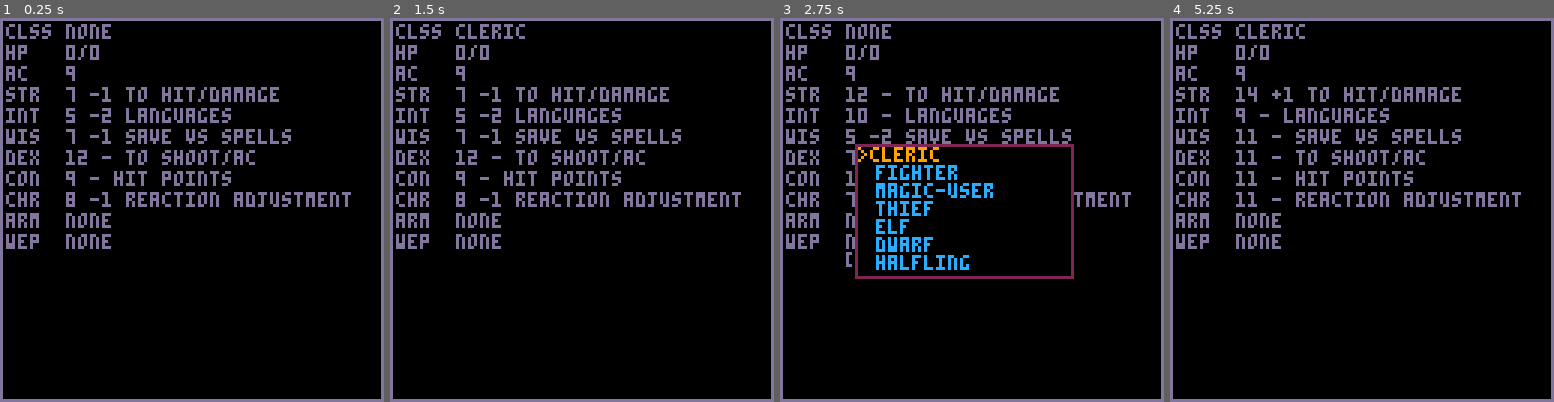
Above: before the commit, frames 1-4 (left to right).
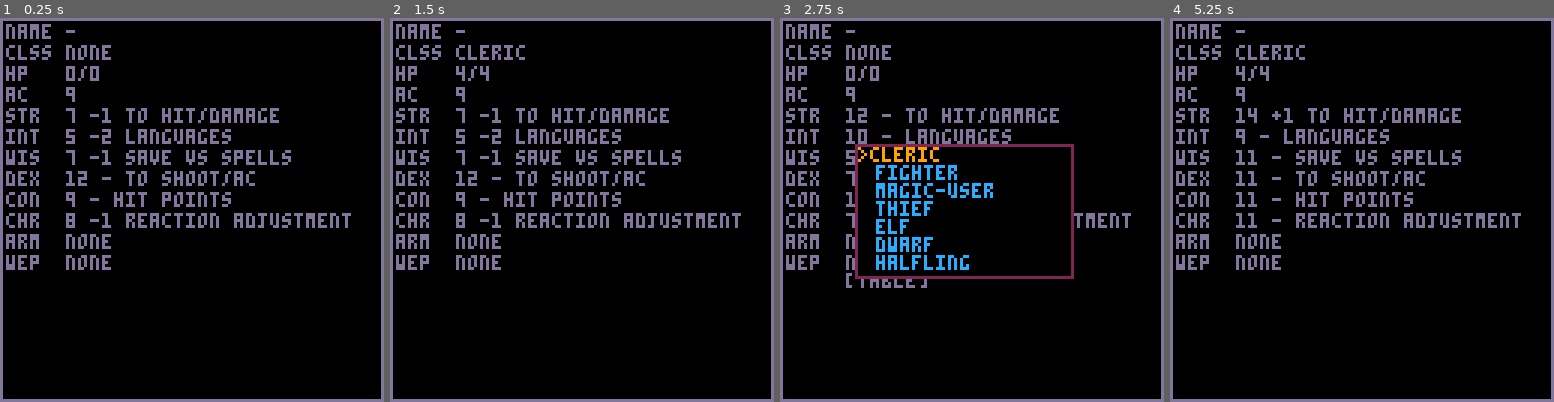
Above: after the commit, the same moments.

Repository: pond823/dnd
Game: PICO-8 cartridge dnd.p8
The game is run twice, just before and just after one commit, with the same random seed, the same clock (stepped at 60 frames per second) and the same inputs.
Inputs:
- Up to frame 1 (0.25 s): no input
- Up to frame 2 (1.5 s): tap X (X key) at 0.33, 1.07 s; tap O (Z key) at 0.7 s
- Up to frame 3 (2.75 s): hold Right 1.6-2.1 s; tap O (Z key) at 1.7, 2.1, 2.5 s; tap X (X key) at 1.85 s; hold Up 2.15-2.42 s; hold Right from 2.47 s (still down)
- Up to frame 4 (5.25 s): tap O (Z key) every 0.4 s from 2.9 to 4.9 s; tap X (X key) at 2.97, 4.08, 5.2 s; release Right at 3.03 s; hold Down 3.63-3.97 s; hold Right 4.02-4.68 s; hold Up 4.73-5.03 s

The runs differ from the first frame. In frame 1, 8.2% of the frame differs, in the area x 1-92%, y 1-66%; in frame 2, 8.4%; in frame 3, 5.4%; in frame 4, 8.4%.

Commit message:
class select added

Diff:
--- a/dnd.p8
+++ b/dnd.p8
@@ -20,7 +20,44 @@
 
 function select_cleric()
     player.class = "cleric"
-    hp = flr(rnd(5))+1 + calc_bonus(player.con)
+    player.hp = flr(rnd(5))+1 + calc_bonus(player.con)
+    player.max_hp = player.hp
+end
+
+function select_fighter()
+    player.class = "fighter"
+    player.hp = flr(rnd(7))+1 + calc_bonus(player.con)
+    player.max_hp = player.hp
+end
+
+function select_magic_user()
+    player.class = "magic-user"
+    player.hp = flr(rnd(3))+1 + calc_bonus(player.con)
+    player.max_hp = player.hp
+end
+
+function select_thief()
+    player.class = "thief"
+    player.hp = flr(rnd(3))+1 + calc_bonus(player.con)
+    player.max_hp = player.hp
+end
+
+function select_elf()
+    player.class = "elf"
+    player.hp = flr(rnd(5))+1 + calc_bonus(player.con)
+    player.max_hp = player.hp
+end
+
+function select_dwarf()
+    player.class = "dwarf"
+    player.hp = flr(rnd(7))+1 + calc_bonus(player.con)
+    player.max_hp = player.hp
+end
+
+function select_halfling()
+    player.class = "halfling"
+    player.hp = flr(rnd(5))+1 + calc_bonus(player.con)
+    player.max_hp = player.hp
 end
 
 function set_classes()
@@ -32,27 +69,27 @@
       },
       {
         display = "fighter",
-        func = select_cleric
+        func = select_fighter
       },
       {
         display = "magic-user",
-        func = select_cleric
+        func = select_magic_user
       },
       {
         display = "thief",
-        func = select_cleric
+        func = select_thief
       },
       {
         display = "elf",
-        func = select_cleric
+        func = select_elf
       },
       {
         display = "dwarf",
-        func = select_cleric
+        func = select_dwarf
       },
       {
         display = "halfling",
-        func = select_cleric
+        func = select_halfling
       }
     }
 end
@@ -72,6 +109,9 @@
     tx = 22
     color(13)
     rect(0,0,127,127,13)
+    print ("name ", 2,ty)
+    print (player.name, tx,ty)
+    ty +=iy
     print ("clss ", 2,ty)
     print (player.class, tx,ty)
     ty +=iy
@@ -108,13 +148,14 @@
 end
 
 function create_character()
+
     player.str = roll3d6()
     player.int = roll3d6()
     player.wis = roll3d6()
     player.dex = roll3d6()
     player.con = roll3d6()
     player.chr = roll3d6()
-    player.name =""
+    player.name ="-"
     player.class = "none"
     player.armour = "none"
     player.weapon = "none"
